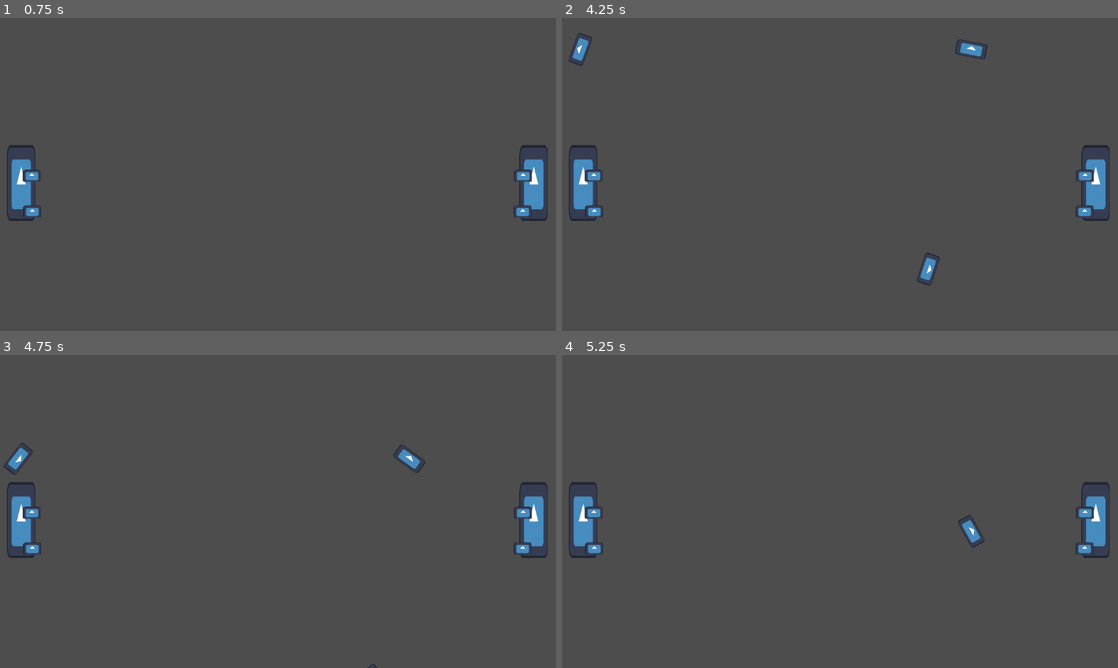
Above: before the commit, frames 1-4 (two rows, left to right).
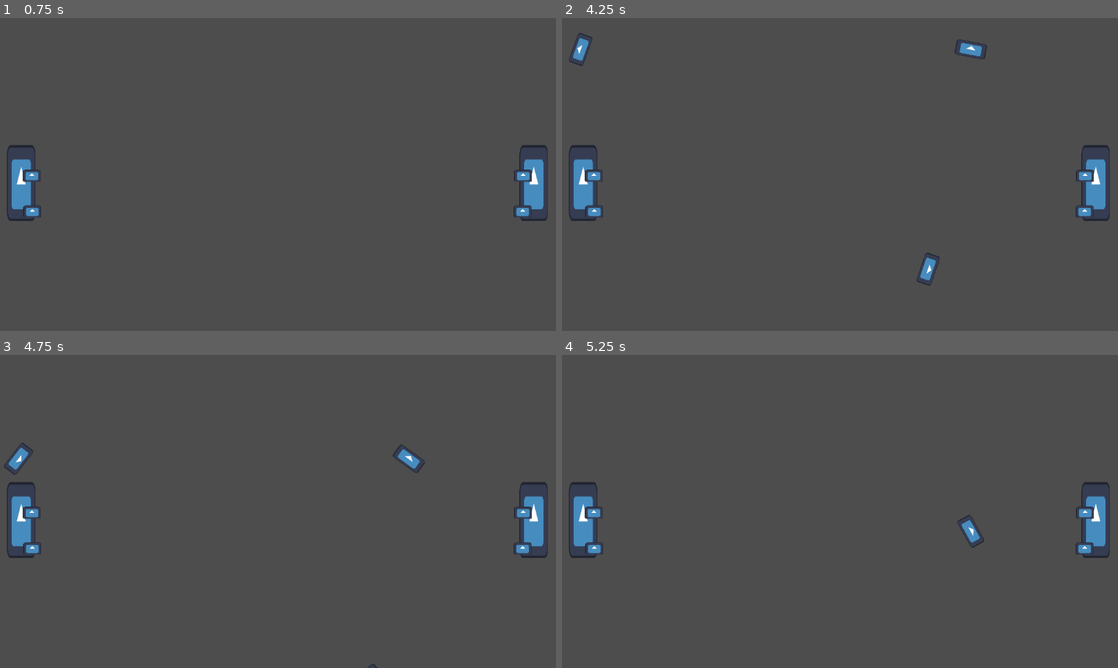
Above: after the commit, the same moments.

Repository: ProphecyOak/BrickBender
Game: Godot game, scene res://Views/battle.tscn
Two runs of this game, one before a commit and one after it. Both use one fixed random seed, a clock stepped at 60 frames per second and the inputs below. The engine's default icon, where the game draws it, is replaced by a stand-in: a white triangle on a blue panel in a dark square.
Inputs:
- Up to frame 1 (0.75 s): tap Enter at 0.5 s
- Up to frame 2 (4.25 s): no input
- Up to frame 3 (4.75 s): no input
- Up to frame 4 (5.25 s): no input

Frame 1 is identical in both runs. In frame 2, less than 0.1% of the frame differs, in the area x 1-77%, y 4-84%; in frame 3, less than 0.1%; in frame 4, less than 0.1%.

Commit message:
The Brickpire strikes back

Diff:
--- a/Components/Brick Spawner/Spawner.gd
+++ b/Components/Brick Spawner/Spawner.gd
@@ -13,21 +13,11 @@
 	#spawnTimer.start(next_spawnTime)
 	spawnReady = 0
 
-# Called every frame. 'delta' is the elapsed time since the previous frame.
-func _process(delta):
-	#if spawnReady == 1:
-		#print("Started timer")
-		#next_spawnTime = randf_range(.7,1.2)
-		#print("Starting a new timer for " +  next_spawnTime)
-		#$SpawnTimer.start(next_spawnTime)
-	pass
-
-
 func _on_spawn_timer_timeout():
 	next_spawnTime = randf_range(.7,1.2) * 1/spawnSpeed
 	$SpawnTimer.start(next_spawnTime)
 	#sets position for new brick instance
-	var xPos: int = randf_range(0, 500)
+	var xPos: float = randf_range(0, 500)
 
 
 	#creates new brick instance
--- a/Components/Brick/brick.gd
+++ b/Components/Brick/brick.gd
@@ -6,7 +6,7 @@
 var rotation_direction: float = 1
 var horizontalSpeed: float = 0
 var fallSpeed: float = 5
-var shot: bool = false
+var shotBack: bool = false
 
 func _ready():
 	# Set random rotation speed and direction
@@ -22,6 +22,7 @@
 	rotation += rotation_direction * rotation_speed
 
 func shoot(player: PlayerCharacter):
-	shot = true
-	horizontalSpeed = player.scale.x * 10
+	horizontalSpeed = 10
+	if shotBack: horizontalSpeed *= -1
+	shotBack = !shotBack
 	fallSpeed = 0
--- a/Components/Player/player.gd
+++ b/Components/Player/player.gd
@@ -4,6 +4,7 @@
 @onready var deviceNum: int = get_parent().deviceNum
 var speed: float = 3
 var playerControlled: bool = false
+@onready var shotDirection = get_parent().scale.x
 var punching: bool = false
 @onready var fistBox: Area2D = $Fist/HitBox
 var kicking: bool = false
@@ -11,6 +12,8 @@
 
 func _ready():
 	PlayerManager.players[deviceNum] = self
+	print("Player: " + str(deviceNum) + " has shotDirection: " + str(shotDirection))
+	speed *= shotDirection
 
 func _process(_delta):
 	if playerControlled: checkForInputs()
